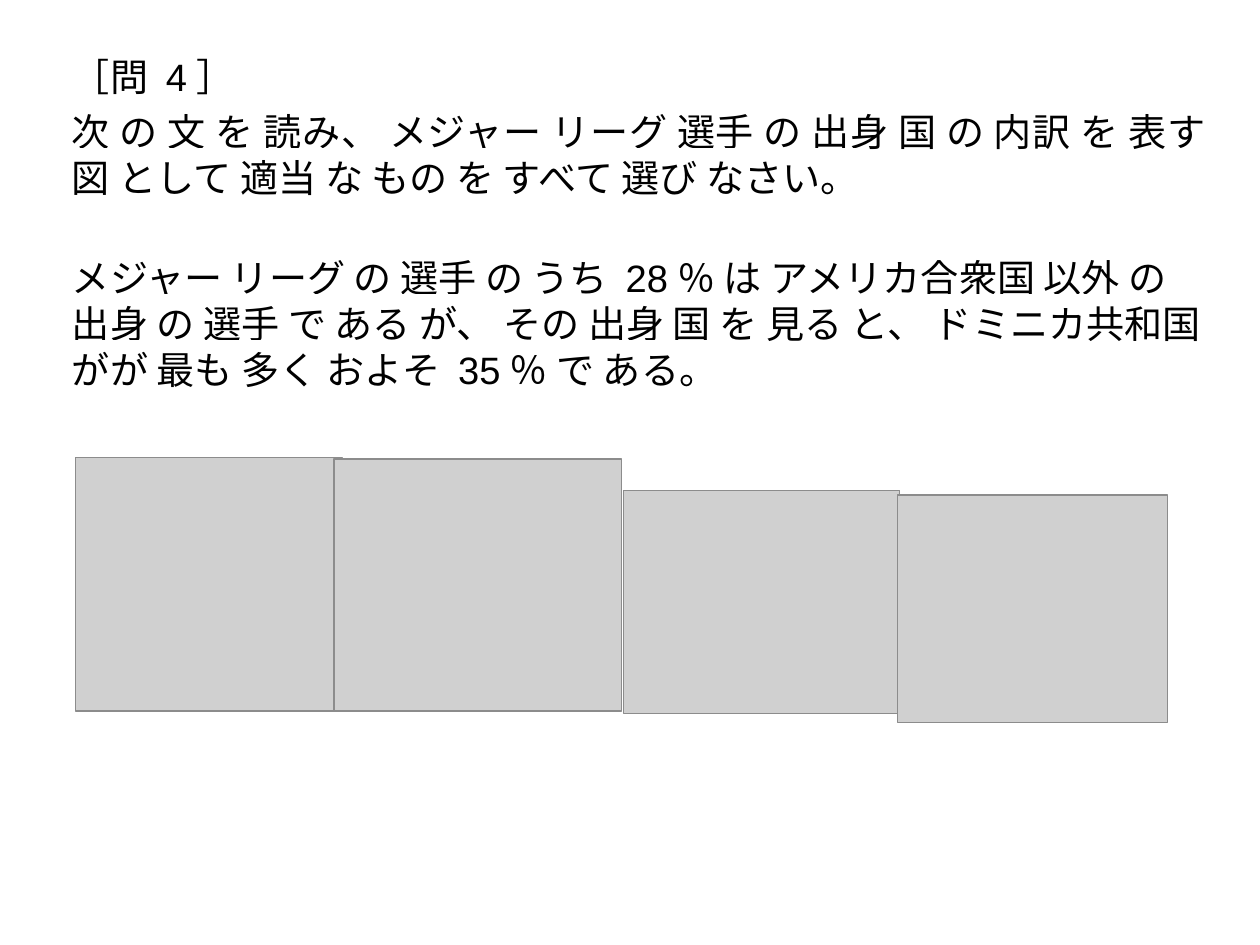
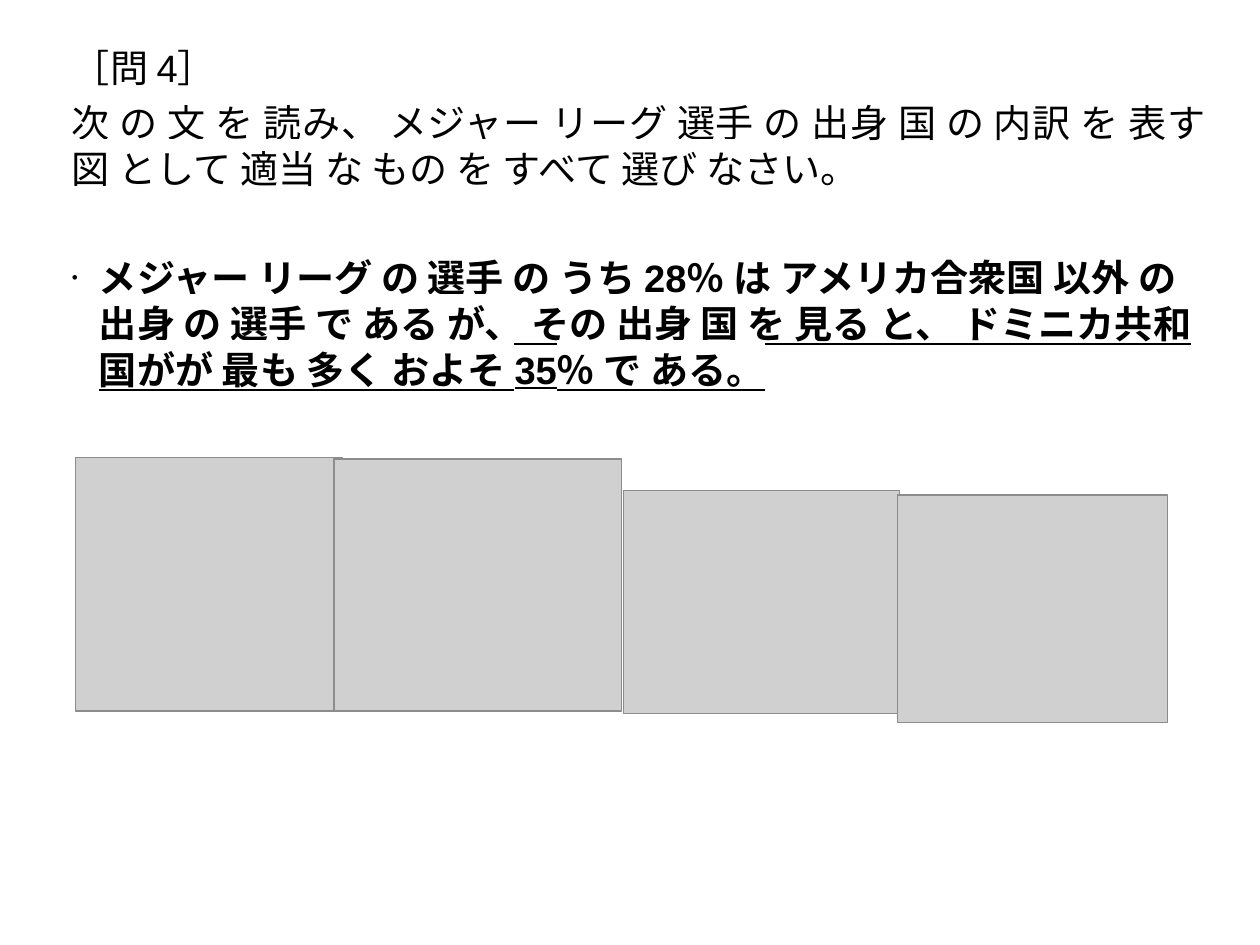
Before and after one commit to s-mitu/Documents, a slide deck: slide 7 of Slides/RSTについて.odp (slide 1 before the commit). Drawn at 1260x945 pixels with LibreOffice and Linux fonts; fonts in the diff are those of the drawing; grey boxes stand for pictures. Boxes give left, top, right and bottom in pixels: in the first picture for what was removed or moved away, otherwise in the second. Text is boxed around its words. In the diff, an @@ line names an element or a change of style, - is before the commit and + after.

```diff
--- a/Slides/RSTについて.odp
+++ b/Slides/RSTについて.odp
@@ subtitle at (99, 259, 1192, 391): bold on, underline on in "メジャー リーグ の 選手 の うち 28％ ..."; bullet none to •; more space between paragraphs @@
```
Also in this commit, not shown: 7 slides added.
